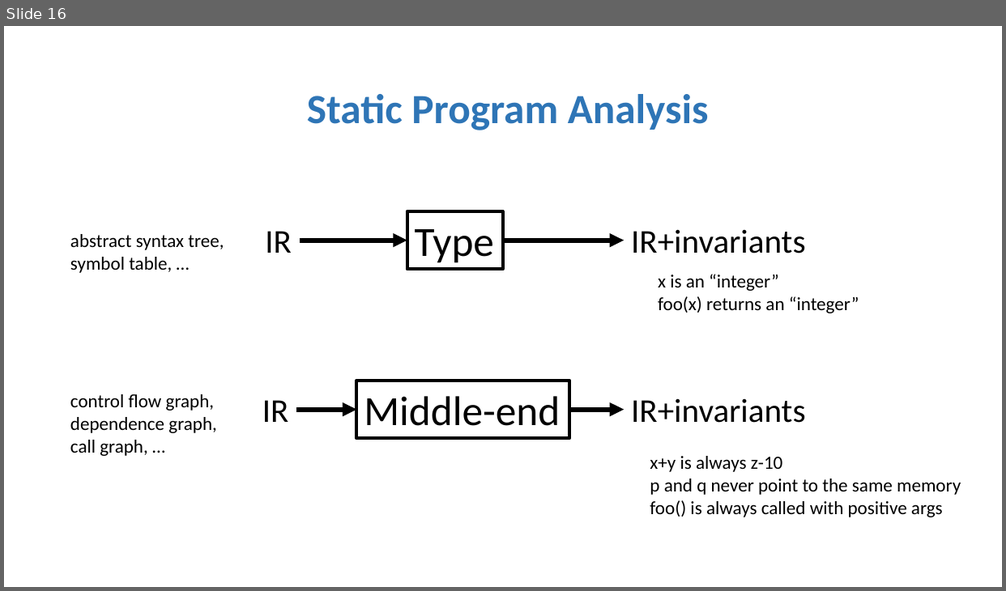
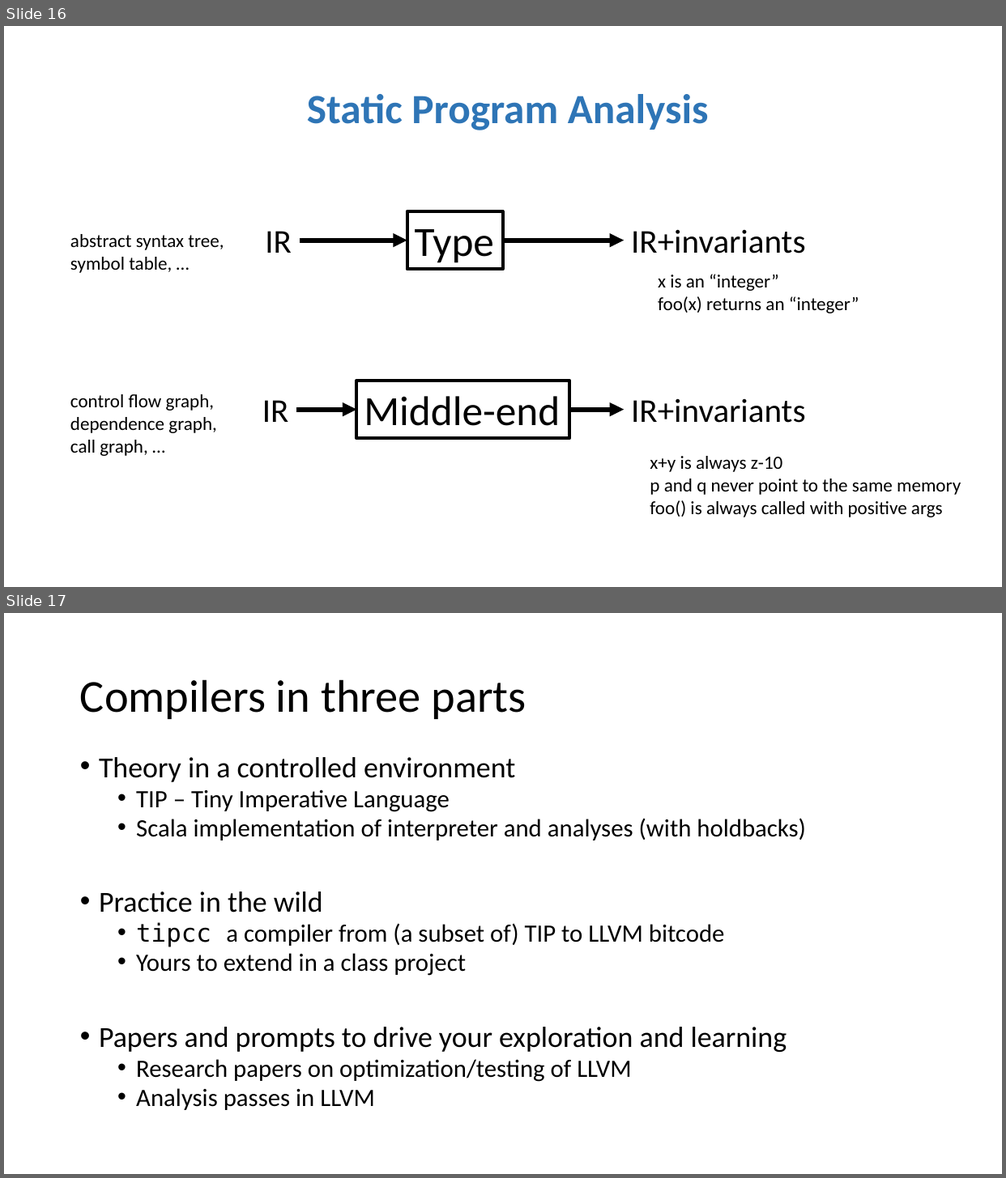
Before and after one commit to matthewbdwyer/matthewbdwyer.github.io, a slide deck: 6620/slides/Introduction.pptx. Shown one above the other, each under a label of ours: slide 16 before the commit, slides 16 and 17 after it. The pictures are 1006x591 and 1006x1178 pixels, drawn with LibreOffice and Linux fonts; fonts in the diff are those of the drawing. Boxes give left, top, right and bottom in pixels: in the first picture for what was removed or moved away, otherwise in the second. Text is boxed around its words. In the diff, an @@ line names an element or a change of style, - is before the commit and + after.

```diff
--- a/6620/slides/Introduction.pptx
+++ b/6620/slides/Introduction.pptx
@@ slide 17 added at (4, 613, 1002, 1174), background #FFFFFF @@
@@ title added at (80, 679, 526, 719), 44 pt, text #000000 @@
+Compilers in three parts
@@ text added at (99, 757, 806, 1110), 24 pt, text #000000 @@
+• Theory in a controlled environment
+  • TIP – Tiny Imperative Language
+  • Scala implementation of interpreter and analyses (with holdbacks)
+• Practice in the wild
+  • tipcc a compiler from (a subset of) TIP to LLVM bitcode
+  • Yours to extend in a class project
+• Papers and prompts to drive your exploration and learning
+  • Research papers on optimization/testing of LLVM
+  • Analysis passes in LLVM
```
Also in this commit, not shown: 1 slide changed, 1 other slide added, 1 slide removed, 5 other files.
